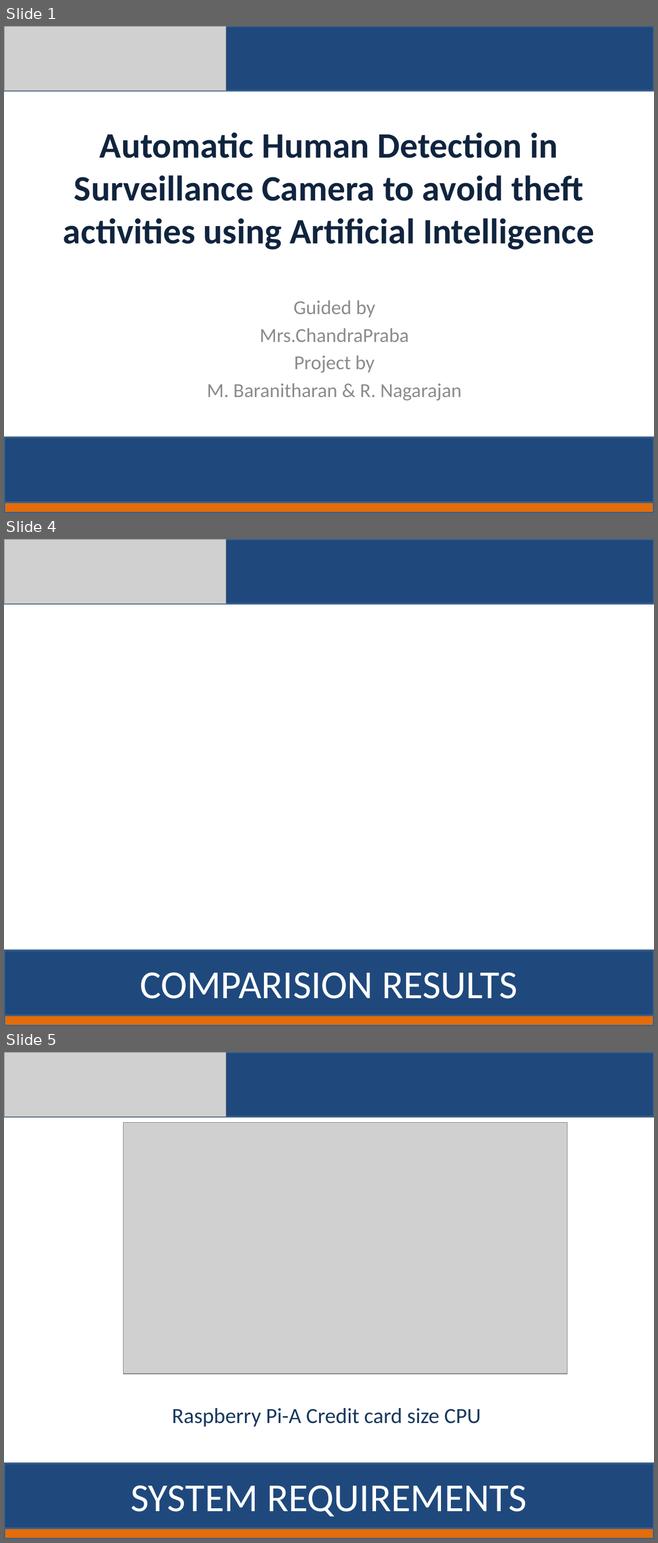
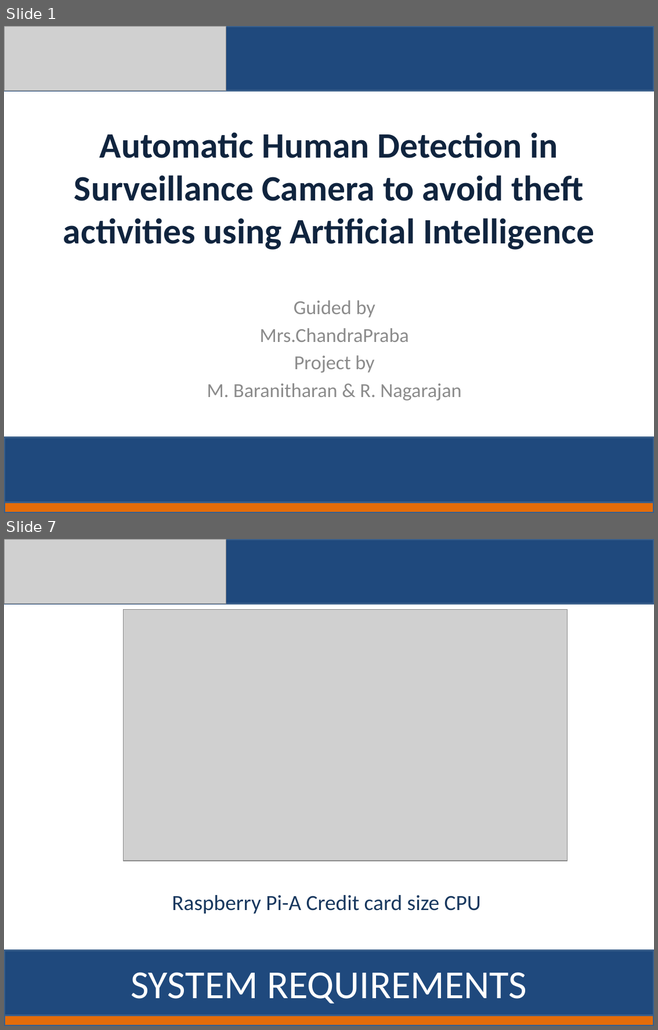
Before and after one commit to baranitharan2020/Third-eye, a slide deck: First Review.pptx. Shown one above the other, each under a label of ours: slides 1, 4 and 5 before the commit, slides 1 and 7 after it; the slides between them are not shown. The pictures are 658x1543 and 658x1030 pixels, drawn with LibreOffice and Linux fonts; fonts in the diff are those of the drawing; grey boxes stand for pictures. Boxes give left, top, right and bottom in pixels: in the first picture for what was removed or moved away, otherwise in the second. Text is boxed around its words. In the diff, an @@ line names an element or a change of style, - is before the commit and + after.

```diff
--- a/First Review.pptx
+++ b/First Review.pptx
@@ slide 4 removed at [4, 539, 654, 1026], background #FFFFFF @@
@@ rectangle removed at [4, 539, 654, 604] @@
@@ picture removed at [4, 539, 226, 604] @@
@@ rectangle removed at [4, 950, 654, 1015] @@
@@ text removed at [140, 972, 517, 999] @@
-COMPARISION RESULTS
@@ rectangle removed at [4, 1015, 654, 1026] @@
@@ what was slide 5 is now slide 7 @@
```
Also in this commit, not shown: 6 slides changed, 6 slides added.
